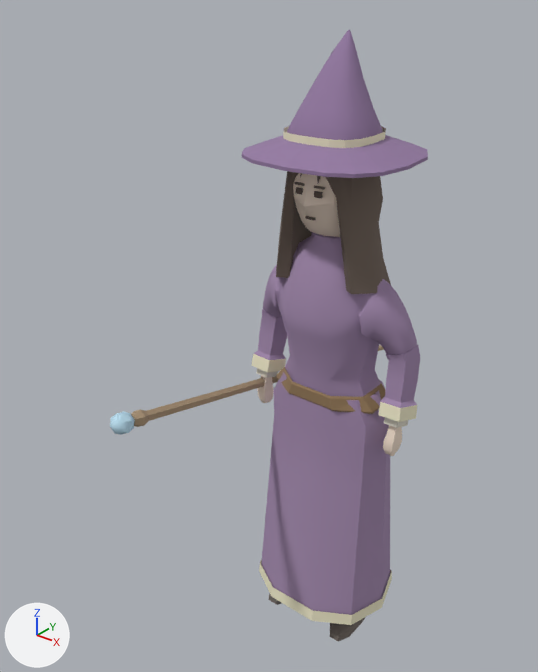
Before and after pictures for a commit that changed the glTF model assets/models/holm_tutor_ilse_v2.glb.
Before and after are seen from a camera (50 mm lens) standing at (1.2, -1.81, 2.21) and looking at (-0.25, 0.01, 1.08). Lighting does not change. The marker at lower left points along +X, +Y and +Z. The older version comes first. Vertices at exactly the same position are counted once.

In view in the first picture: 'Ilse_Arms', 'Ilse_Hair', 'Ilse_Legs', 'Ilse_PointedHat', 'Ilse_SkirtTrim', 'Ilse_Staff', 'Ilse_Torso' and 2 more.
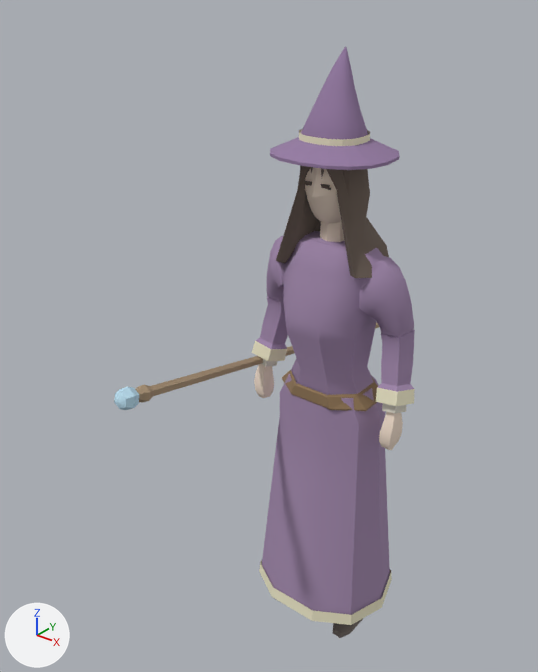
Changed parts and their boxes [x1, y1, x2, y2] in the pictures (538 x 672 px; the box of a moved part takes in the faces that stretch with it):
'Ilse_Legs', reshaped
    before: [261, 367, 390, 615]
    after: [262, 370, 390, 615]
'Ilse_Torso', reshaped
    before: [278, 232, 380, 397]
    after: [283, 231, 383, 395]
'Ilse_PointedHat', reshaped (30% narrower, 17% shorter)
    before: [242, 30, 428, 178]
    after: [270, 47, 400, 170]
'Ilse_Arms', reshaped (9% taller)
    before: [251, 265, 420, 428]
    after: [252, 235, 415, 413]
'Ilse_Hair', reshaped (9% shorter)
    before: [276, 171, 391, 294]
    after: [276, 166, 389, 278]
'Ilse_Staff', reshaped
    before: [110, 345, 384, 435]
    after: [114, 322, 379, 410]
part 1 of me_ilse_arms, moved or reshaped
    before: [256, 368, 278, 378]
    after: [262, 359, 277, 366]
part 2 of me_ilse_arms, moved or reshaped
    before: [384, 418, 408, 428]
    after: [382, 403, 407, 413]
part 3 of me_ilse_arms, moved or reshaped
    before: [251, 265, 287, 372]
    after: [252, 235, 288, 361]
part 4 of me_ilse_arms, moved or reshaped
    before: [357, 279, 420, 422]
    after: [358, 256, 415, 406]
part 5 of me_ilse_hair, rebuilt (9% shorter)
    before: [276, 171, 391, 294]
    after: [276, 166, 389, 278]
part 6 of me_ilse_hair, rebuilt (23% narrower, 11% shorter)
    before: [293, 173, 340, 236]
    after: [305, 167, 341, 223]
part 7 of me_ilse_hair, rebuilt (not visible before)
    after: [320, 221, 344, 242]
part 8 of me_ilse_hair, deleted
    before: [294, 173, 325, 220]
part 10 of me_ilse_pointedhat, rebuilt (30% narrower, 17% shorter)
    before: [242, 30, 428, 178]
    after: [270, 47, 400, 170]
part 11 of me_ilse_pointedhat, rebuilt (31% narrower, 22% shorter)
    before: [283, 126, 386, 148]
    after: [299, 129, 370, 146]
part 12 of me_ilse_staff, moved or reshaped
    before: [131, 409, 149, 427]
    after: [135, 385, 154, 403]
part 13 of me_ilse_staff, moved or reshaped
    before: [110, 412, 134, 435]
    after: [114, 387, 139, 410]
part 14 of me_ilse_staff, rebuilt (mostly hidden)
    before: [147, 345, 384, 421]
    after: [151, 322, 379, 396]

The change, as a list of edits to the scene's bpy script:
```text
Change me_ilse_arms:
    remove me_ilse_arms.from_pydata(...)  # 300 vertices, 568 faces; spans x -0.317..0.317, y -0.082..0.091, z 0.93..1.392
    add me_ilse_arms.from_pydata(...)  # 300 vertices, 568 faces; spans x -0.31..0.31, y -0.072..0.091, z 0.979..1.466
    me_ilse_arms part 1: the loose piece of 20 vertices spanning x -0.297..-0.221, y -0.03..0.052, z 0.93..1.024 is multiplied about its middle by the matrix ((1.005, -0.006, 0.103), (0.002, 1.009, 0.043), (-0.103, -0.043, 1.004)), then moved by (0.008, -0.008, 0.051)
    me_ilse_arms part 2: the loose piece of 20 vertices spanning x 0.221..0.297, y -0.03..0.052, z 0.93..1.024 is multiplied about its middle by the matrix ((1.005, 0.006, -0.103), (-0.002, 1.009, 0.043), (0.103, -0.043, 1.004)), then moved by (-0.008, -0.008, 0.051)
    me_ilse_arms part 3: 130 of 300 vertices moved; they spanned x -0.317..-0.144, y -0.082..0.091, z 0.954..1.392 and now span x -0.31..-0.137, y -0.072..0.091, z 1.003..1.466; mean shift (0.013, -0.002, 0.06); largest move (-0.213, -0.015, 1.357) -> (-0.215, -0.012, 1.442)
    me_ilse_arms part 4: 130 of 300 vertices moved; they spanned x 0.144..0.317, y -0.082..0.091, z 0.954..1.392 and now span x 0.137..0.31, y -0.072..0.091, z 1.003..1.466; mean shift (-0.013, -0.002, 0.06); largest move (0.213, -0.015, 1.357) -> (0.215, -0.012, 1.442)
Change me_ilse_hair:
    remove me_ilse_hair.from_pydata(...)  # 372 vertices, 692 faces; spans x -0.177..0.182, y -0.158..0.149, z 1.22..1.825
    add me_ilse_hair.from_pydata(...)  # 374 vertices, 700 faces; spans x -0.169..0.18, y -0.116..0.145, z 1.29..1.815
    me_ilse_hair part 5: the loose piece of 196 vertices spanning x -0.177..0.182, y -0.131..0.149, z 1.22..1.825 is rebuilt with 196 vertices and now spans x -0.169..0.18, y -0.098..0.145, z 1.29..1.815
    me_ilse_hair part 6: the loose piece of 90 vertices spanning x -0.102..0.102, y -0.158..0.096, z 1.523..1.8 is rebuilt with 100 vertices and now spans x -0.079..0.079, y -0.116..0.064, z 1.553..1.794
    me_ilse_hair part 7: the loose piece of 18 vertices spanning x -0.059..0.059, y -0.059..0.072, z 1.36..1.6 is rebuilt with 18 vertices and now spans x -0.038..0.038, y -0.037..0.048, z 1.412..1.62
    me_ilse_hair part 8: 8 loose pieces with 52 vertices, spanning x -0.072..0.05, y -0.137..-0.107, z 1.58..1.752, are deleted
    other edits to the shape of me_ilse_hair do not show in these pictures
Change me_ilse_legs:
    remove me_ilse_legs.from_pydata(...)  # 228 vertices, 432 faces; spans x -0.249..0.249, y -0.175..0.244, z 0.1..1.01
    add me_ilse_legs.from_pydata(...)  # 228 vertices, 432 faces; spans x -0.249..0.249, y -0.175..0.244, z 0.099..1.01
    me_ilse_legs part 9: 196 of 228 vertices moved; they spanned x -0.245..0.245, y -0.163..0.233, z 0.1..1.01 and now span x -0.241..0.241, y -0.163..0.233, z 0.099..1.01; mean shift (0.0, 0.0, 0.0); largest move (0.223, 0.026, 0.92) -> (0.192, 0.026, 0.92)
Change me_ilse_pointedhat:
    remove me_ilse_pointedhat.from_pydata(...)  # 182 vertices, 302 faces; spans x -0.25..0.25, y -0.249..0.246, z 1.743..2.074
    add me_ilse_pointedhat.from_pydata(...)  # 176 vertices, 302 faces; spans x -0.185..0.185, y -0.179..0.165, z 1.744..2.032
    me_ilse_pointedhat part 10: the loose piece of 150 vertices spanning x -0.25..0.25, y -0.249..0.246, z 1.743..2.074 is rebuilt with 144 vertices and now spans x -0.185..0.185, y -0.179..0.165, z 1.744..2.032
    me_ilse_pointedhat part 11: the loose piece of 32 vertices spanning x -0.136..0.136, y -0.146..0.124, z 1.79..1.818 is rebuilt with 32 vertices and now spans x -0.101..0.101, y -0.106..0.081, z 1.787..1.81
Change me_ilse_staff:
    remove me_ilse_staff.from_pydata(...)  # 72 vertices, 132 faces; spans x -0.3..-0.24, y -0.69..0.99, z 0.67..1.09
    add me_ilse_staff.from_pydata(...)  # 72 vertices, 132 faces; spans x -0.31..-0.21, y -0.69..1.05, z 0.75..1.18
    me_ilse_staff part 12: the loose piece of 18 vertices spanning x -0.29..-0.24, y -0.62..-0.55, z 1.01..1.06 is moved by (0.03, 0.0, 0.09)
    me_ilse_staff part 13: the loose piece of 30 vertices spanning x -0.3..-0.24, y -0.69..-0.61, z 1.02..1.09 is moved by (0.03, 0.0, 0.09)
    me_ilse_staff part 14: the loose piece of 24 vertices spanning x -0.28..-0.25, y -0.57..0.99, z 0.67..1.05 is rebuilt with 24 vertices and now spans x -0.31..-0.22, y -0.57..1.05, z 0.75..1.14
Change me_ilse_torso:
    remove me_ilse_torso.from_pydata(...)  # 80 vertices, 140 faces; spans x -0.174..0.174, y -0.133..0.141, z 0.968..1.512
    add me_ilse_torso.from_pydata(...)  # 92 vertices, 164 faces; spans x -0.162..0.162, y -0.151..0.141, z 0.968..1.492
    me_ilse_torso part 15: the whole mesh is rebuilt
```
